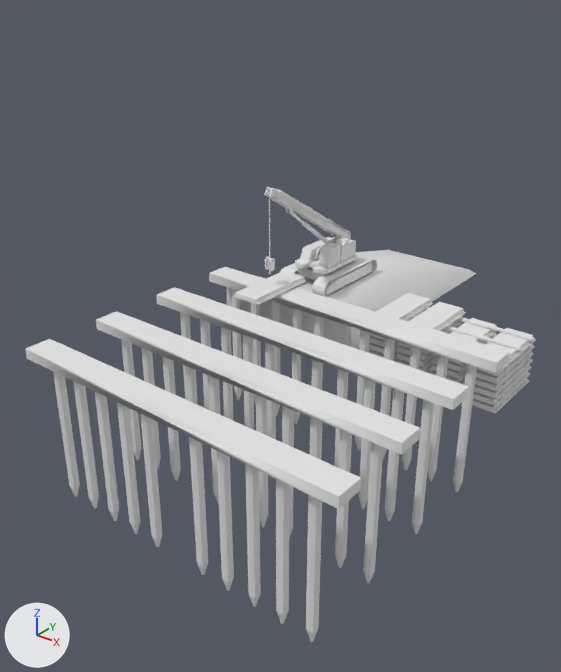
One commit to the FBX model Assets/AnimationScenes/Models/scene_04.fbx: the scene before it, then after it.
One viewpoint serves both versions: a 50 mm lens placed at (40.9, -45.0, 29.3), pointed at (7.2, -2.9, 3.2). The lights are fixed; the arrows at lower left show +X, +Y and +Z. Where no turn or scale is listed for an object, it has been applied to the vertices. Vertices at the same position are counted once.

Names of what the first picture shows: 'crawler_crane_bottom', 'crawler_crane_item', 'crawler_crane_top', 'mound', 'slabs_pile', 'stone_wall', 'tiang_pancang'.
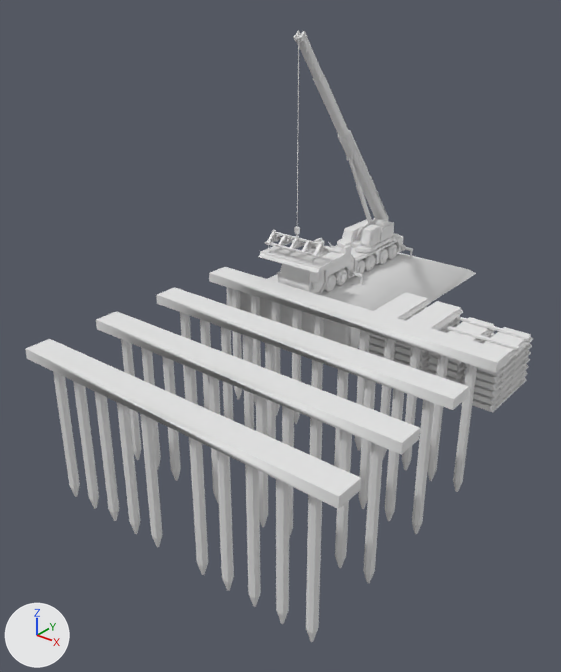
What differs and where, as boxes (x1, y1, x2, y2) in the pictures (561 x 672 px):
'slabs_pile', moved: before (369, 293, 536, 413); after (369, 292, 533, 413)
'mound', reshaped: before (295, 250, 476, 349); after (267, 252, 476, 349)
'mobile_crane_top', added: after (293, 31, 395, 253)
'crawler_crane_top', deleted: before (264, 186, 357, 274)
'mobile_crane_bottom', added: after (277, 233, 413, 294)
'crawler_crane_bottom', deleted: before (280, 257, 377, 297)
'crawler_crane_item', deleted: before (233, 271, 306, 305)
'crawler_crane_item_toggle', added: after (258, 246, 336, 274)
'crawler_crane_beam', added: after (265, 230, 330, 264)

Edits to the bpy script that builds the scene:
```text
Add mat_mobile_crane_texture:
    mat_mobile_crane_texture = principled_material('mobile_crane_texture')
    mat_mobile_crane_texture.base_color = (0.8, 0.8, 0.8)  # white #e7e7e7
    mat_mobile_crane_texture.roughness = 0.553
Change me_cube_002:
    where me_cube_002.from_pydata(...)  # 12 vertices, 7 faces; spans x -5.3..5.3, y -0.5..24.9, z 0.0..4.0
    used by ob_mound; location = (4.33, 1.51, 0.0)
    before: 2 (5.3, 9.1, 0.0), 3 (4.2, 10.3, 4.0) at pixel (395, 275), 6 (-5.3, 9.1, 0.0), 7 (-4.2, 10.3, 4.0)
    me_cube_002 part 1
    add for i in [2, 3, 6, 7]: me_cube_002.vertices[i].co += Vector((0.0, 4.9, 0.0))
Add me_slab_001_1:
    me_slab_001_1.from_pydata(...)  # 568 vertices, 458 faces; spans x -3.02..3.02, y -1.29..1.29, z -0.2..0.25
    me_slab_001_1.materials.append(mat_props_texture)  # white #e7e7e7
Add me_cube_001_1:
    me_cube_001_1.from_pydata(...)  # 4890 vertices, 5102 faces; spans x -2.96..2.97, y -6.36..8.61, z 0.07..3.38
    me_cube_001_1.materials.append(mat_mobile_crane_texture)  # white #e7e7e7
Add me_circle_002:
    me_circle_002.from_pydata(...)  # 1120 vertices, 1062 faces; spans x -2.66..2.66, y -0.93..0.93, z -1.67..0.1
    me_circle_002.materials.append(mat_props_texture)  # white #e7e7e7
Add me_cube_003:
    me_cube_003.from_pydata(...)  # 2705 vertices, 2346 faces; spans x -1.8..1.7, y -11.0..2.8, z 0.4..19.1
    me_cube_003.materials.append(mat_crawler_crane_texture)  # white #e7e7e7
Remove ob_crawler_crane_top:
    ob_crawler_crane_top = bpy.data.objects.new('crawler_crane_top', me_cube_004)
    ob_crawler_crane_top.location = (4.31, 7.29, 5.31)
Remove ob_crawler_crane_item:
    ob_crawler_crane_item = bpy.data.objects.new('crawler_crane_item', me_slab_001)
    ob_crawler_crane_item.location = (4.32, -0.67, 5.81)
Change ob_slabs_pile:
    ob_slabs_pile.location: (12.96, 4.93, 0.18) -> (12.76, 4.93, 0.18)
Remove ob_crawler_crane_bottom:
    ob_crawler_crane_bottom = bpy.data.objects.new('crawler_crane_bottom', me_mesh_000)
    ob_crawler_crane_bottom.location = (4.32, 7.29, 3.99)
Add ob_crawler_crane_item_toggle:
    ob_crawler_crane_item_toggle = bpy.data.objects.new('crawler_crane_item_toggle', me_slab_001_1)
    ob_crawler_crane_item_toggle.location = (4.51, 2.55, 7.33)
Add ob_mobile_crane_bottom:
    ob_mobile_crane_bottom = bpy.data.objects.new('mobile_crane_bottom', me_cube_001_1)
    ob_mobile_crane_bottom.location = (4.51, 8.46, 3.94)
Add ob_crawler_crane_beam:
    ob_crawler_crane_beam = bpy.data.objects.new('crawler_crane_beam', me_circle_002)
    ob_crawler_crane_beam.location = (4.51, 2.55, 9.21)
Add ob_mobile_crane_top:
    ob_mobile_crane_top = bpy.data.objects.new('mobile_crane_top', me_cube_003)
    ob_mobile_crane_top.location = (4.5, 13.3, 5.5)
```
